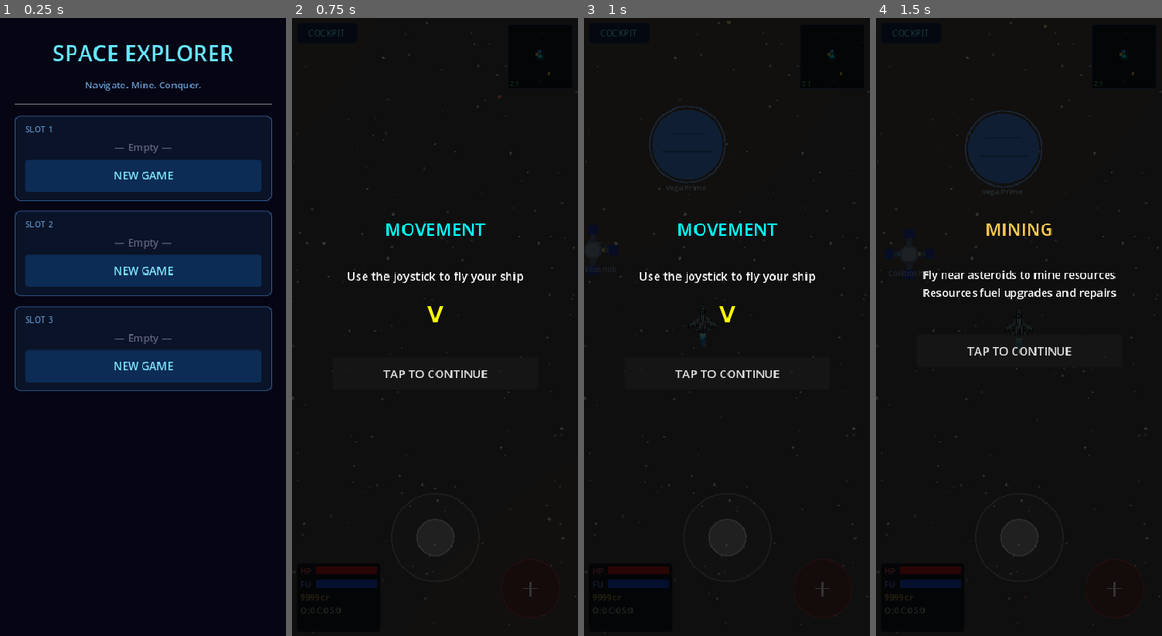
Above: before the commit, frames 1-4 (left to right).
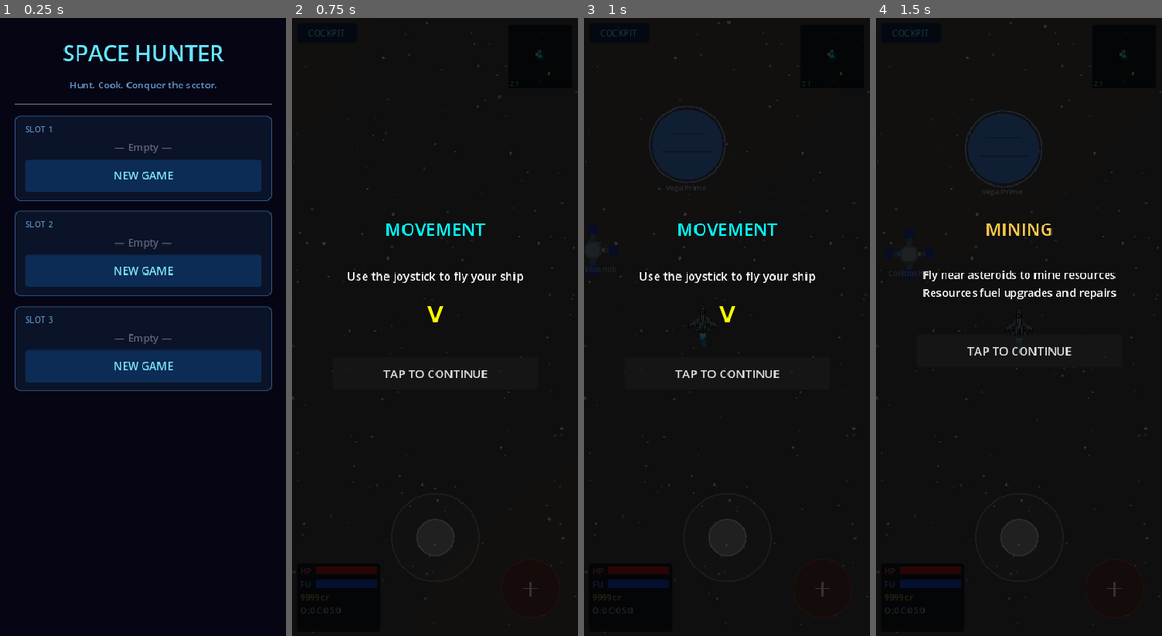
Above: after the commit, the same moments.

Repository: ichizh8/space-game-rt
Game: Godot game, scene res://scenes/main_menu.tscn
The game is run twice, just before and just after one commit, with the same random seed, the same clock (stepped at 60 frames per second) and the same inputs.
Inputs:
- Up to frame 1 (0.25 s): no input
- Up to frame 2 (0.75 s): click "NEW GAME" at 0.5 s
- Up to frame 3 (1 s): no input
- Up to frame 4 (1.5 s): click "TAP TO CONTINUE" at 1.25 s

The runs differ from the first frame. In frame 1, 1.3% of the frame differs, in the area x 18-82%, y 4-12%; in frame 2, nothing differs; in frame 3, nothing differs; in frame 4, nothing differs.

Commit message:
v31: debug save indicator + rename to Space Hunter

Diff:
--- a/scripts/main_menu.gd
+++ b/scripts/main_menu.gd
@@ -30,18 +30,29 @@
 
 	# Title
 	var title := Label.new()
-	title.text = "SPACE EXPLORER"
+	title.text = "SPACE HUNTER"
 	title.add_theme_font_size_override("font_size", 30)
 	title.add_theme_color_override("font_color", Color(0.4, 0.9, 1.0))
 	title.horizontal_alignment = HORIZONTAL_ALIGNMENT_CENTER
 	outer.add_child(title)
 
 	var sub := Label.new()
-	sub.text = "Navigate. Mine. Conquer."
+	sub.text = "Hunt. Cook. Conquer the sector."
 	sub.add_theme_font_size_override("font_size", 13)
 	sub.add_theme_color_override("font_color", Color(0.4, 0.6, 0.8))
 	sub.horizontal_alignment = HORIZONTAL_ALIGNMENT_CENTER
 	outer.add_child(sub)
+
+	# Save system debug indicator
+	if OS.get_name() == "Web":
+		var test_result = JavaScriptBridge.eval("(function(){ try { localStorage.setItem('__test','1'); var v=localStorage.getItem('__test'); localStorage.removeItem('__test'); return v==='1'?'OK':'FAIL'; } catch(e){ return 'BLOCKED: '+e.message; } })()", true)
+		if test_result != null and str(test_result) != "OK":
+			var warn := Label.new()
+			warn.text = "⚠ Save unavailable: " + str(test_result)
+			warn.add_theme_font_size_override("font_size", 11)
+			warn.add_theme_color_override("font_color", Color(1.0, 0.5, 0.2))
+			warn.horizontal_alignment = HORIZONTAL_ALIGNMENT_CENTER
+			outer.add_child(warn)
 
 	outer.add_child(HSeparator.new())
 
--- a/scripts/save_manager.gd
+++ b/scripts/save_manager.gd
@@ -18,17 +18,18 @@
 # ── Web (localStorage) helpers ──────────────────────────────────
 
 func _web_save(slot: int, json_string: String) -> void:
-	# Store raw JSON directly — avoid base64 since it can contain quotes that break JS string literals
-	# Escape backslashes and single quotes for safe JS embedding
-	var safe: String = json_string.replace("\\", "\\\\").replace("'", "\\'")
-	JavaScriptBridge.eval("try { localStorage.setItem('save_slot_%d', '%s'); } catch(e) { console.error('save failed', e); }" % [slot, safe], true)
+	var bytes: PackedByteArray = json_string.to_utf8_buffer()
+	var b64: String = Marshalls.raw_to_base64(bytes)
+	JavaScriptBridge.eval("localStorage.setItem('save_slot_%d', '%s');" % [slot, b64], true)
 
 
 func _web_load(slot: int) -> String:
 	var result = JavaScriptBridge.eval("localStorage.getItem('save_slot_%d') || '';" % slot, true)
 	if result == null or str(result).is_empty():
 		return ""
-	return str(result)
+	var b64: String = str(result)
+	var bytes: PackedByteArray = Marshalls.base64_to_raw(b64)
+	return bytes.get_string_from_utf8()
 
 
 func _web_has_save(slot: int) -> bool:
Not shown, changed: web-export/index.html
Not shown, changed: web-export/index.pck
